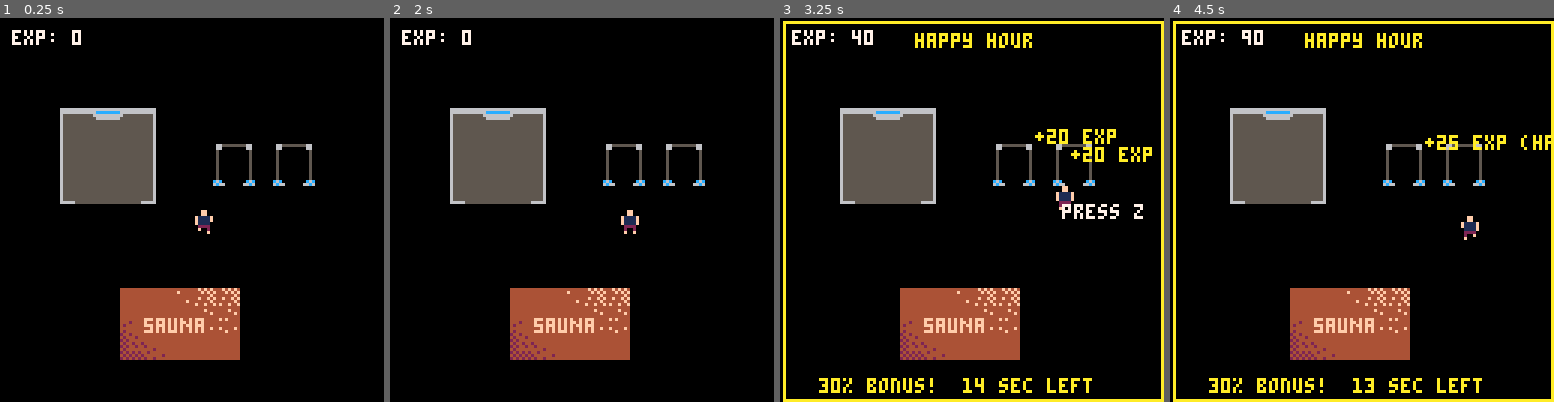
Above: before the commit, frames 1-4 (left to right).
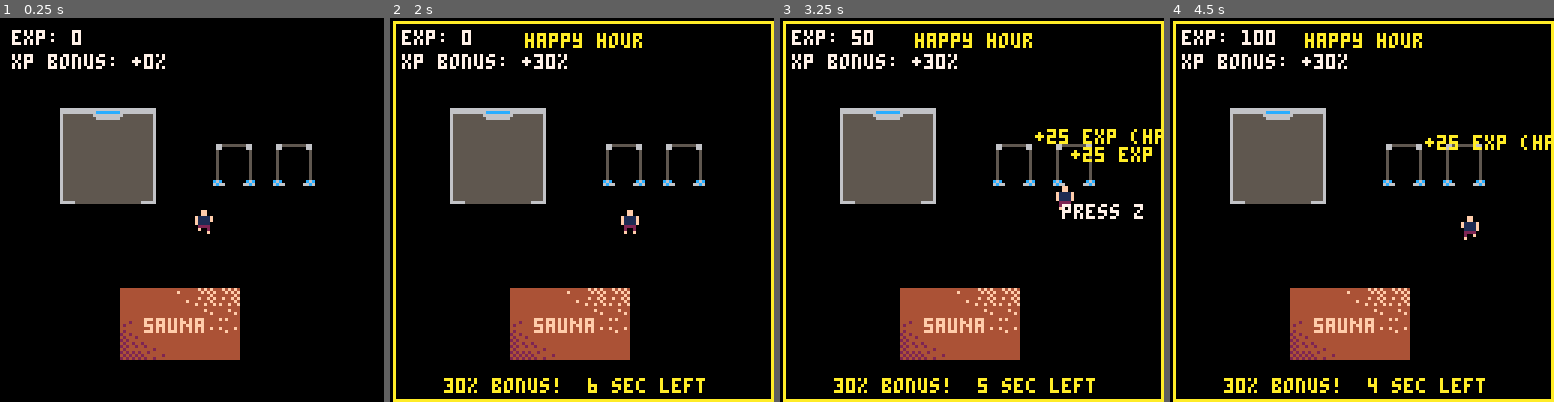
Above: after the commit, the same moments.

Repository: mamoru-miyagawa/pico8_prototypes
Game: PICO-8 cartridge happy_hour/happy_hour.p8
Two runs of this game, one before a commit and one after it. Both use one fixed random seed, a clock stepped at 60 frames per second and the inputs below.
Inputs:
- Up to frame 1 (0.25 s): no input
- Up to frame 2 (2 s): tap X (X key) at 0.33, 1.07, 1.85 s; tap O (Z key) at 0.7, 1.7 s; hold Right from 1.6 s (still down)
- Up to frame 3 (3.25 s): release Right at 2.1 s; tap O (Z key) at 2.1, 2.5, 2.9 s; hold Up 2.15-2.42 s; hold Right 2.47-3.03 s; tap X (X key) at 2.97 s; hold Left from 3.08 s (still down)
- Up to frame 4 (4.5 s): tap O (Z key) at 3.3, 3.7, 4.1 s; release Left at 3.58 s; hold Down 3.63-3.97 s; hold Right from 4.02 s (still down); tap X (X key) at 4.08 s

The runs differ from the first frame. In frame 1, 0.6% of the frame differs, in the area x 3-43%, y 9-14%; in frame 2, 5.2%, in the area x 0-100%, y 0-100%; in frame 3, 2.2%; in frame 4, 2.1%.

Commit message:
Add files via upload

Diff:
--- a/happy_hour/happy_hour.p8
+++ b/happy_hour/happy_hour.p8
@@ -67,12 +67,15 @@
 local nearby_station_y = 0
 
 -- global bonus time variables
-local bonus_time_period = 30 * 3 -- a new bonus time starts every 2 seconds
-local bonus_duration = 30 * 15 -- bonus time lasts for 7 seconds
+local bonus_time_period = 30 * 2 -- a new bonus time starts every 2 seconds
+local bonus_duration = 30 * 7 -- bonus time lasts for 7 seconds
 local bonus_timer = bonus_time_period
 local bonus_active = false
 local bonus_duration_timer = 0
 
+-- xp multiplier display
+local xp_multiplier_text = "+0%"
+
 function _init()
 -- this function runs once when the game starts
 end
@@ -80,8 +83,9 @@
 function _update()
 -- this function is called 30 times per second for game logic
 
--- reset interaction state at the start of each frame
+-- reset interaction state and xp multiplier at the start of each frame
 can_interact = false
+xp_multiplier_text = "+0%"
 
 -- check for player movement
 -- using separate `if` statements allows for diagonal movement
@@ -133,6 +137,11 @@
         bonus_active = false
         bonus_timer = bonus_time_period
     end
+end
+
+-- check if happy hour is active to set the multiplier
+if (bonus_active) then
+    xp_multiplier_text = "+30%"
 end
 
 -- logic for the map-based blue station
@@ -286,6 +295,7 @@
 
 -- draw ui
 print("exp: " .. player.exp, 4, 4, 7)
+print("xp bonus: " .. xp_multiplier_text, 4, 12, 7)
 
 end
 __gfx__
Not shown, changed: the thumbnail (__label__) section of happy_hour/happy_hour.p8
Not shown, changed: happy_hour/happy_hour.html
Not shown, changed: happy_hour/happy_hour.js
